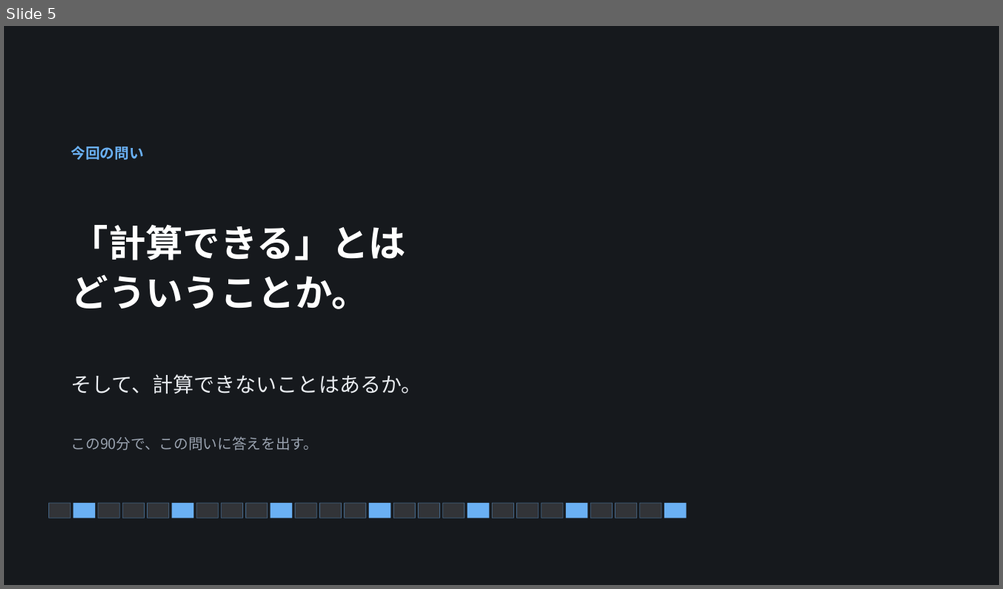
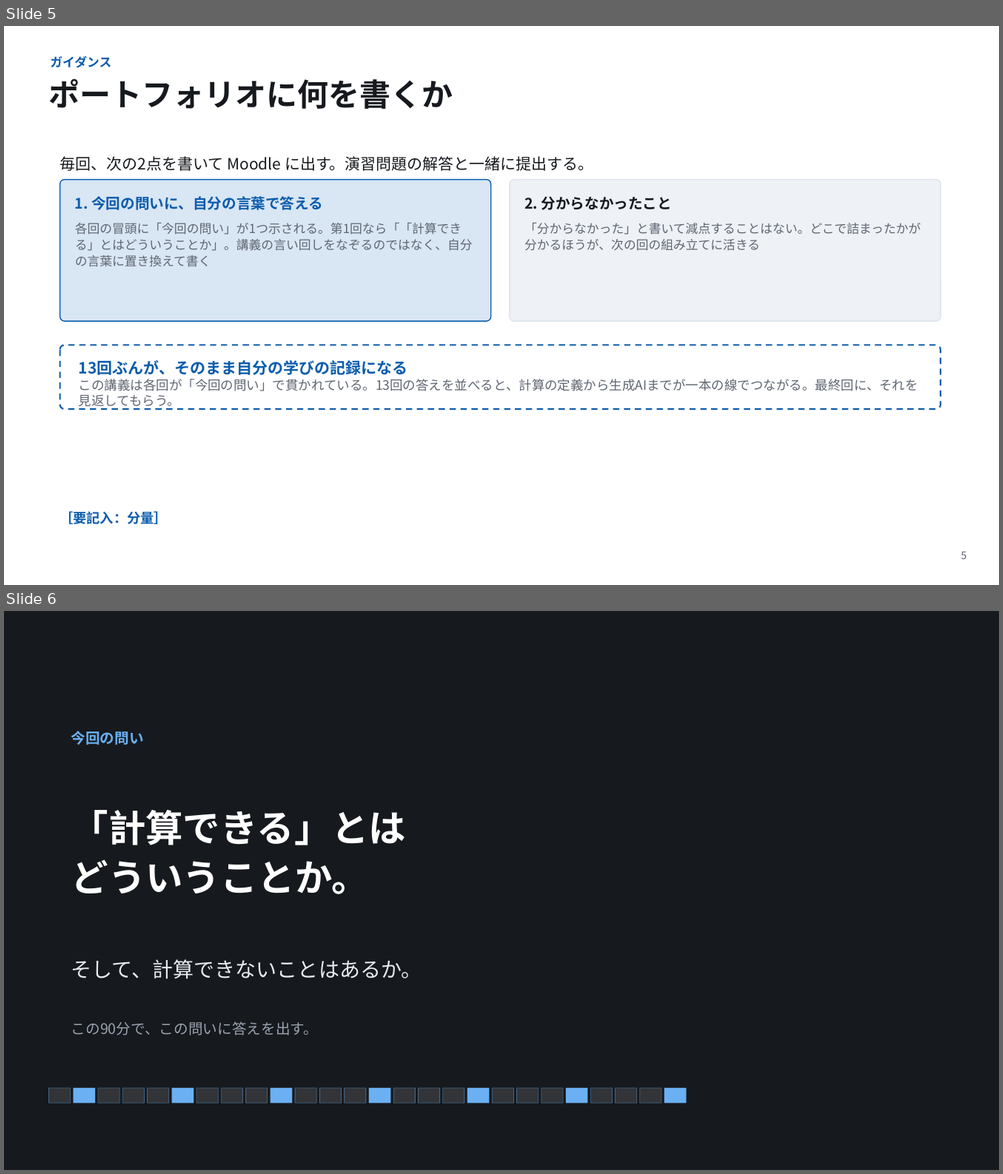
Before and after one commit to koide55/CompOutline, a slide deck: slides/第01回_計算とは何か.pptx. Shown one above the other, each under a label of ours: slide 5 before the commit, slides 5 and 6 after it. The pictures are 1003x589 and 1003x1174 pixels, drawn with LibreOffice and Linux fonts; fonts in the diff are those of the drawing. Boxes give left, top, right and bottom in pixels: in the first picture for what was removed or moved away, otherwise in the second. Text is boxed around its words. In the diff, an @@ line names an element or a change of style, - is before the commit and + after.

```diff
--- a/slides/第01回_計算とは何か.pptx
+++ b/slides/第01回_計算とは何か.pptx
@@ slide 5 added at box(4, 26, 999, 585), background #FFFFFF @@
@@ text added at box(50, 56, 111, 68), 12 pt, text #0B5CAD, bold @@
+ガイダンス
@@ text added at box(48, 79, 452, 109), 30 pt, text #16191D, bold @@
+ポートフォリオに何を書くか
@@ text added at box(60, 156, 594, 171), 15 pt, text #16191D @@
+毎回、次の2点を書いて Moodle に出す。演習問題の解答と一緒に提出する。
@@ rounded rectangle added at box(60, 180, 491, 321), fill #D9E6F4, outline #0B5CAD 1 pt @@
@@ rounded rectangle added at box(510, 180, 941, 321), fill #EEF1F5, outline #DDE4EC 1 pt @@
@@ text added at box(75, 196, 323, 210), 14 pt, text #0B5CAD, bold @@
+1. 今回の問いに、自分の言葉で答える
@@ text added at box(524, 196, 672, 210), 14 pt, text #16191D, bold @@
+2. 分からなかったこと
@@ text added at box(75, 223, 472, 267), 12 pt, text #5F6672 @@
+各回の冒頭に「今回の問い」が1つ示される。第1回なら「「計算できる」とはどういうことか」。講義の言い回しをなぞるのではなく、自分の言葉に置き換えて書く
@@ text added at box(524, 223, 920, 251), 12 pt, text #5F6672 @@
+「分からなかった」と書いて減点することはない。どこで詰まったかが分かるほうが、次の回の組み立てに活きる
@@ rounded rectangle added at box(60, 346, 940, 409), fill #FFFFFF, outline #0B5CAD 1.5 pt dashed @@
@@ text added at box(79, 360, 407, 375), 15 pt, text #0B5CAD, bold @@
+13回ぶんが、そのまま自分の学びの記録になる
@@ text added at box(79, 379, 918, 409), 12.5 pt, text #5F6672 @@
+この講義は各回が「今回の問い」で貫かれている。13回の答えを並べると、計算の定義から生成AIまでが一本の線でつながる。最終回に、それを見返してもらう。
@@ text added at box(60, 511, 168, 525), 13 pt, text #0B5CAD, bold @@
+［要記入：分量］
@@ text added at box(961, 551, 967, 560), 10 pt, text #5F6672 @@
+5
@@ what was slide 5 is now slide 6 @@
```
Also in this commit, not shown: 21 slides changed, 3 other files.
